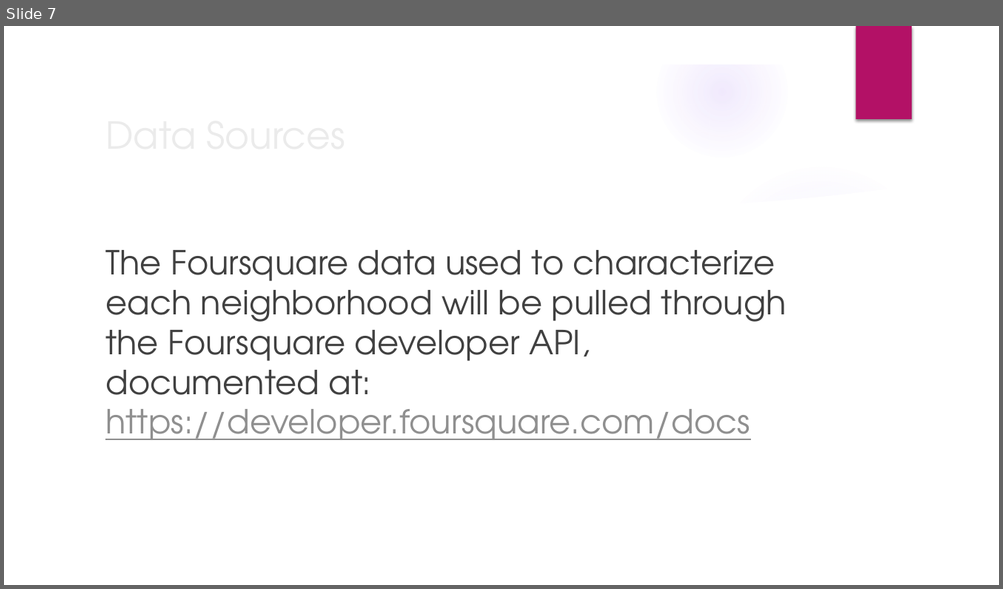
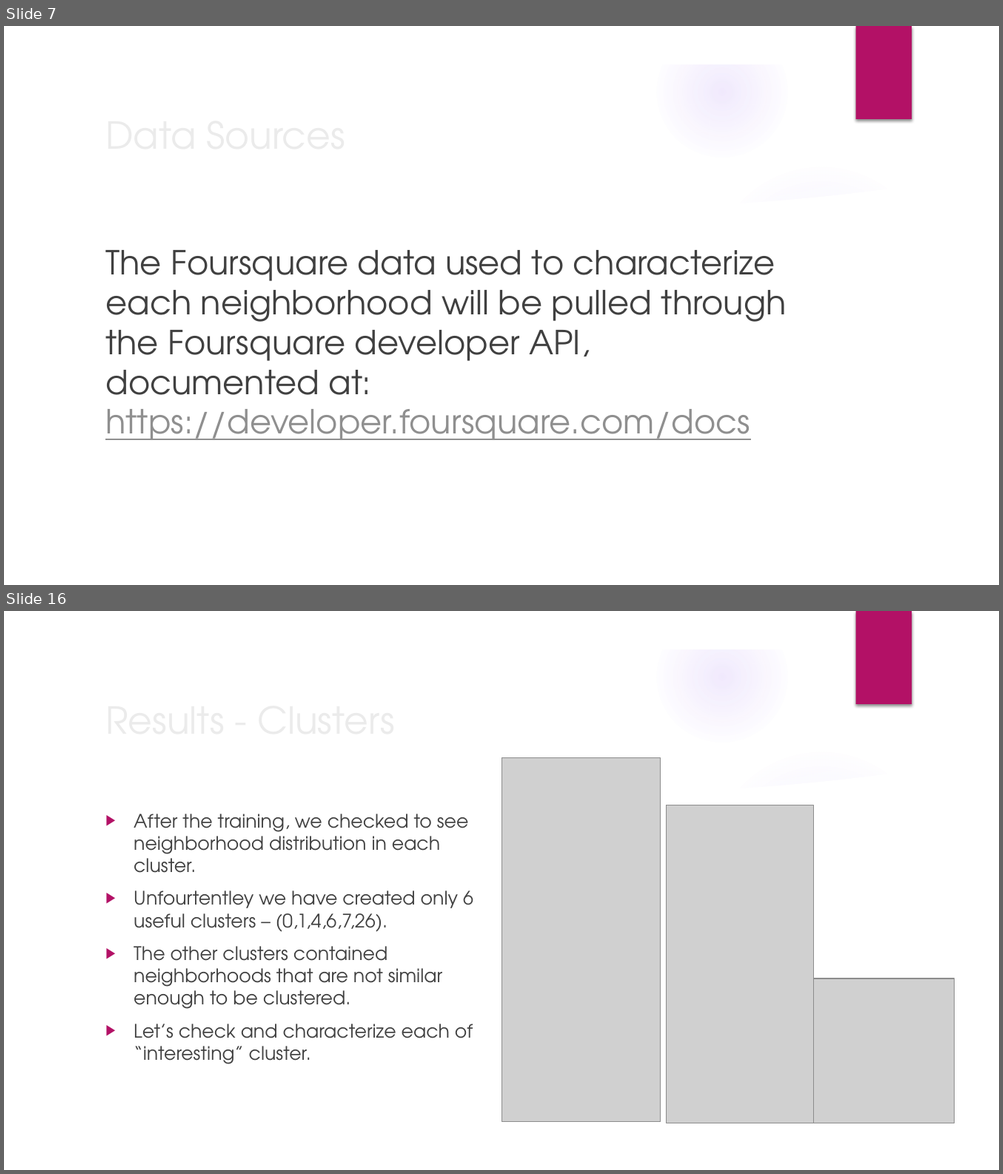
Before and after one commit to IlyaTurian/Coursera_Capstone, a slide deck: Capstone – Recommending Relocation Neighborhood.pptx. Shown one above the other, each under a label of ours: slide 7 before the commit, slides 7 and 16 after it; the slides between them are not shown. The pictures are 1003x589 and 1003x1174 pixels, drawn with LibreOffice and Linux fonts; fonts in the diff are those of the drawing; grey boxes stand for pictures; background and template pictures are left out. Boxes give left, top, right and bottom in pixels: in the first picture for what was removed or moved away, otherwise in the second. Text is boxed around its words. In the diff, an @@ line names an element or a change of style, - is before the commit and + after.

```diff
--- a/Capstone – Recommending Relocation Neighborhood.pptx
+++ b/Capstone – Recommending Relocation Neighborhood.pptx
@@ slide 16 added at bbox=[4, 611, 999, 1170], background picture (left out); not listed: 9 template elements that a slide beside it also shows @@
@@ picture added at bbox=[502, 758, 660, 1123] @@
@@ picture added at bbox=[666, 806, 814, 1124] @@
@@ text added at bbox=[134, 814, 473, 1065], 18 pt, text #404040 @@
+▶ After the training, we checked to see neighborhood distribution in each cluster.
+▶ Unfourtentley we have created only 6 useful clusters – (0,1,4,6,7,26).
+▶ The other clusters contained neighborhoods that are not similar enough to be clustered.
+▶ Let’s check and characterize each of “interesting” cluster.
@@ title added at bbox=[190, 914, 256, 928], 36 pt, text #EBEBEB @@
+Results - Clusters
@@ picture added at bbox=[813, 979, 954, 1124] @@
```
Also in this commit, not shown: 15 other slides added, 3 other files.
